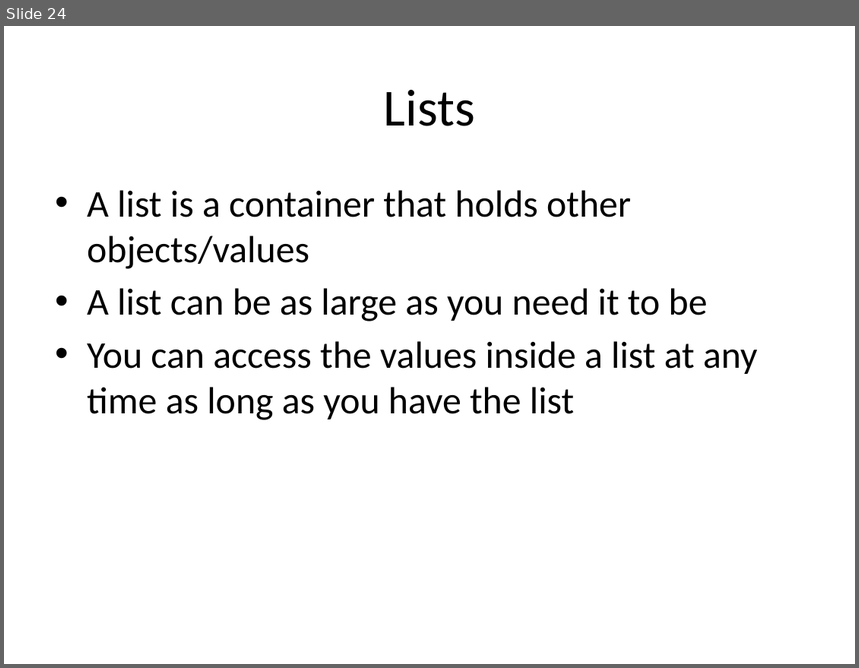
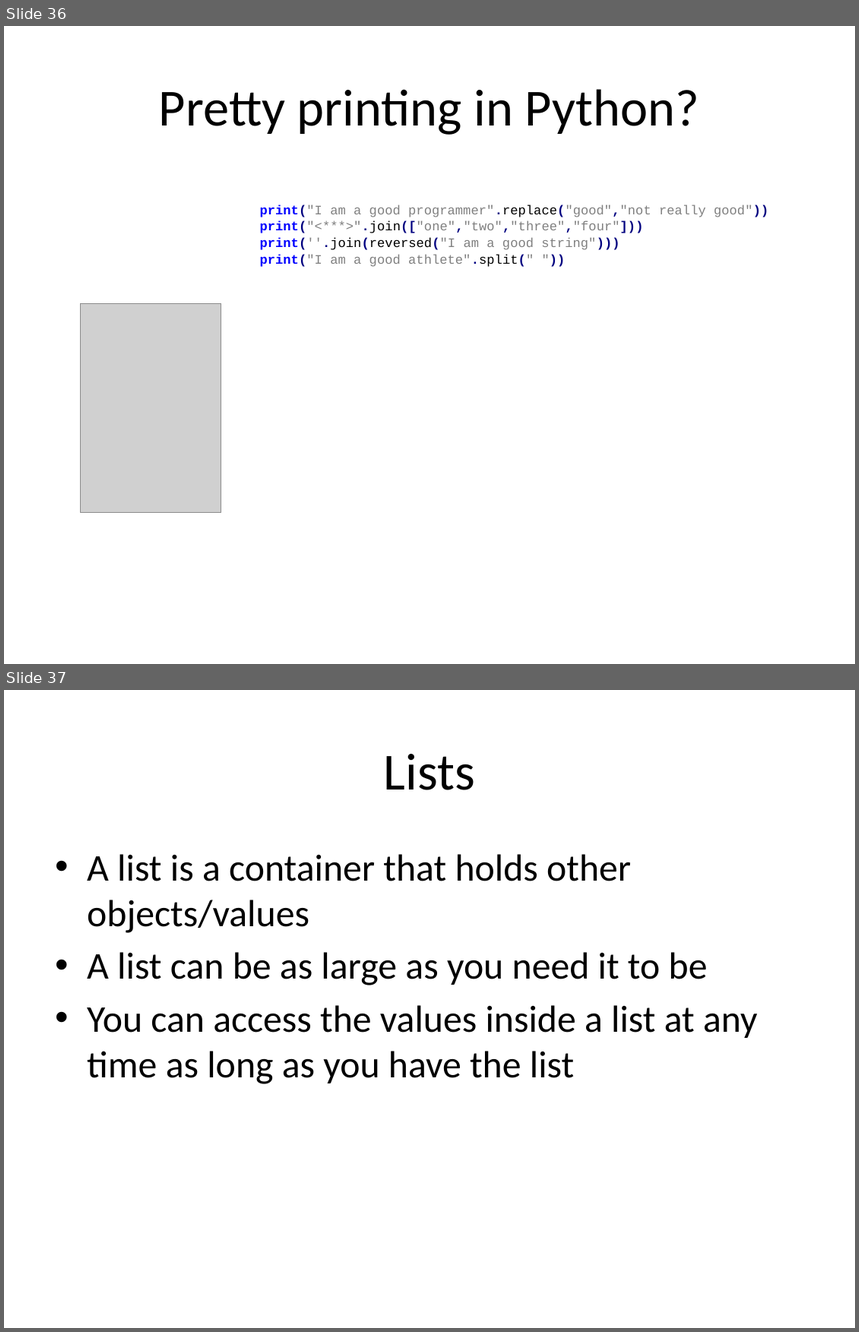
Before and after one commit to alaudo/coderdojo-python, a slide deck: dojo-presentation-intermediate.pptx. Shown one above the other, each under a label of ours: slide 24 before the commit, slides 36 and 37 after it. The pictures are 859x668 and 859x1332 pixels, drawn with LibreOffice and Linux fonts; fonts in the diff are those of the drawing; grey boxes stand for pictures. Boxes give left, top, right and bottom in pixels: in the first picture for what was removed or moved away, otherwise in the second. Text is boxed around its words. In the diff, an @@ line names an element or a change of style, - is before the commit and + after.

```diff
--- a/dojo-presentation-intermediate.pptx
+++ b/dojo-presentation-intermediate.pptx
@@ slide 36 added at [4, 26, 855, 664], background #FFFFFF @@
@@ title added at [159, 89, 699, 135], 44 pt, text #000000 @@
+Pretty printing in Python?
@@ text added at [260, 205, 769, 267], 11 pt, text #808080 @@
+print("I am a good programmer".replace("good","not really good"))
+print("<***>".join(["one","two","three","four"]))
+print(''.join(reversed("I am a good string")))
+print("I am a good athlete".split(" "))
@@ picture added at [81, 303, 222, 513] @@
@@ what was slide 24 is now slide 37 @@
```
Also in this commit, not shown: 18 slides changed, 19 other slides added, 4 slides removed.
